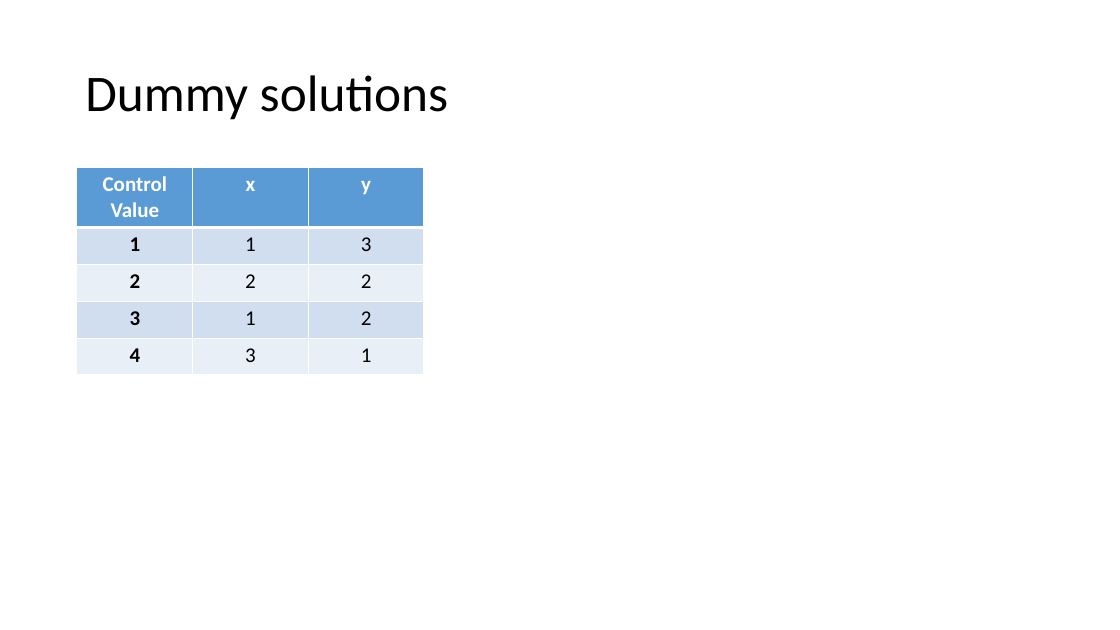
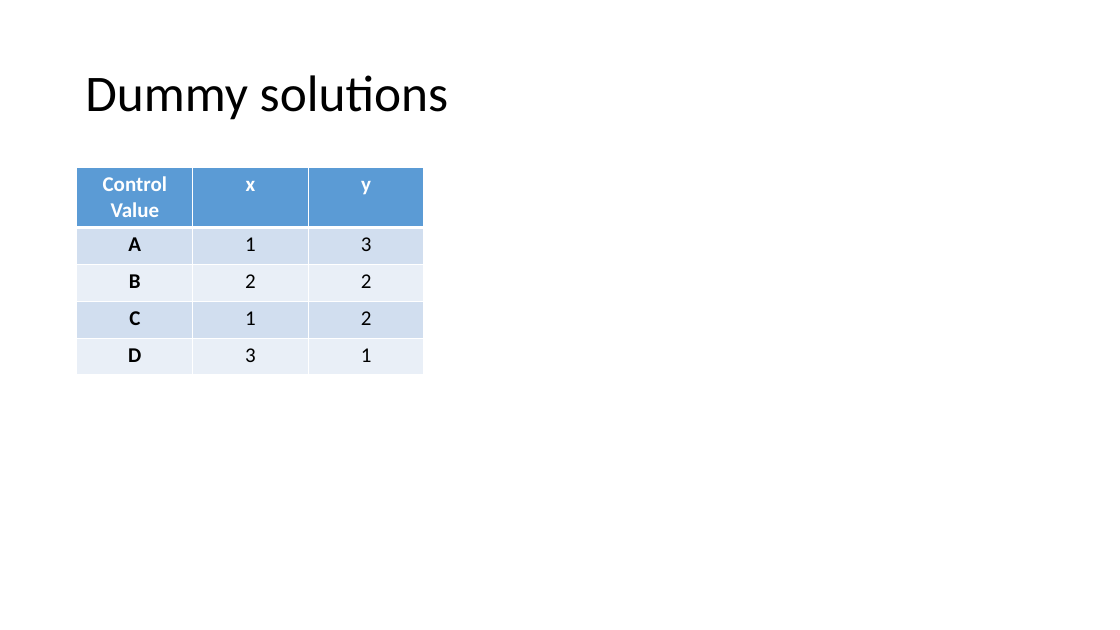
Before and after one commit to Alexander-Schiendorfer/minizinc-voting, a slide deck: slide 1 of algorithms/voting_mechanisms/play_data.pptx. Drawn at 1120x630 pixels with LibreOffice and Linux fonts; fonts in the diff are those of the drawing. Boxes give left, top, right and bottom in pixels: in the first picture for what was removed or moved away, otherwise in the second. Text is boxed around its words. In the diff, an @@ line names an element or a change of style, - is before the commit and + after.

```diff
--- a/algorithms/voting_mechanisms/play_data.pptx
+++ b/algorithms/voting_mechanisms/play_data.pptx
@@ table at [77,168,425,375] @@
-row 2, column 1: 1
+row 2, column 1: A
-row 3, column 1: 2
+row 3, column 1: B
-row 4, column 1: 3
+row 4, column 1: C
-row 5, column 1: 4
+row 5, column 1: D
```
Also in this commit, not shown: 4 other files.
